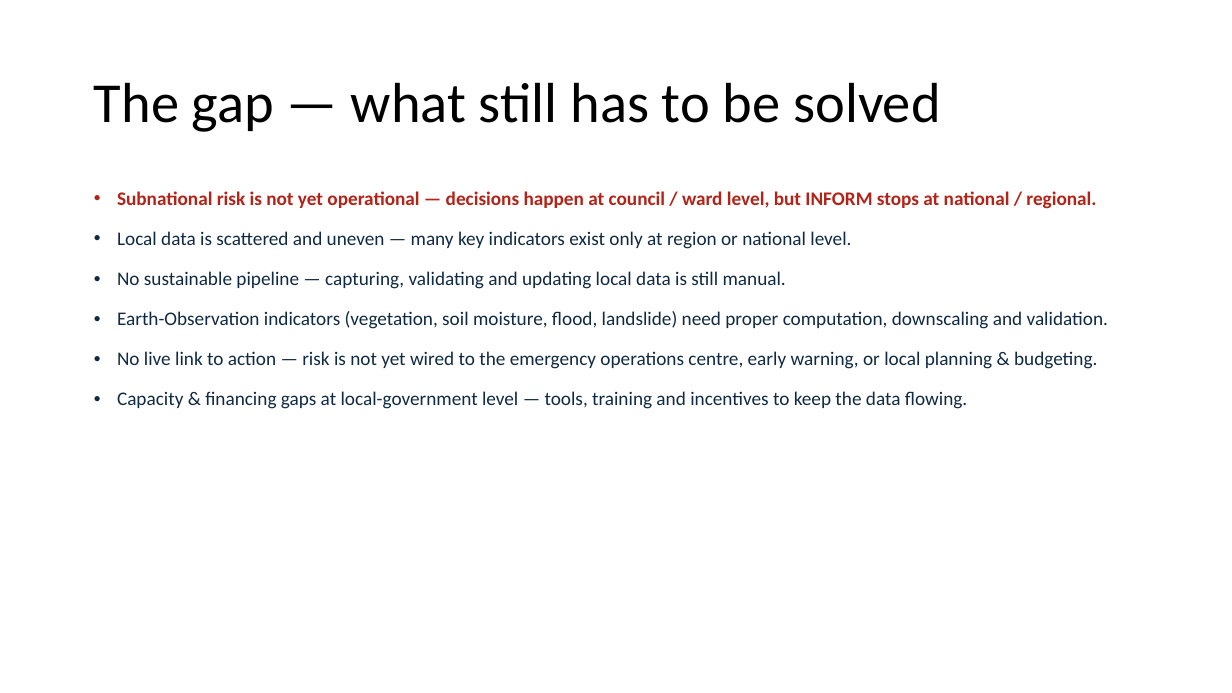
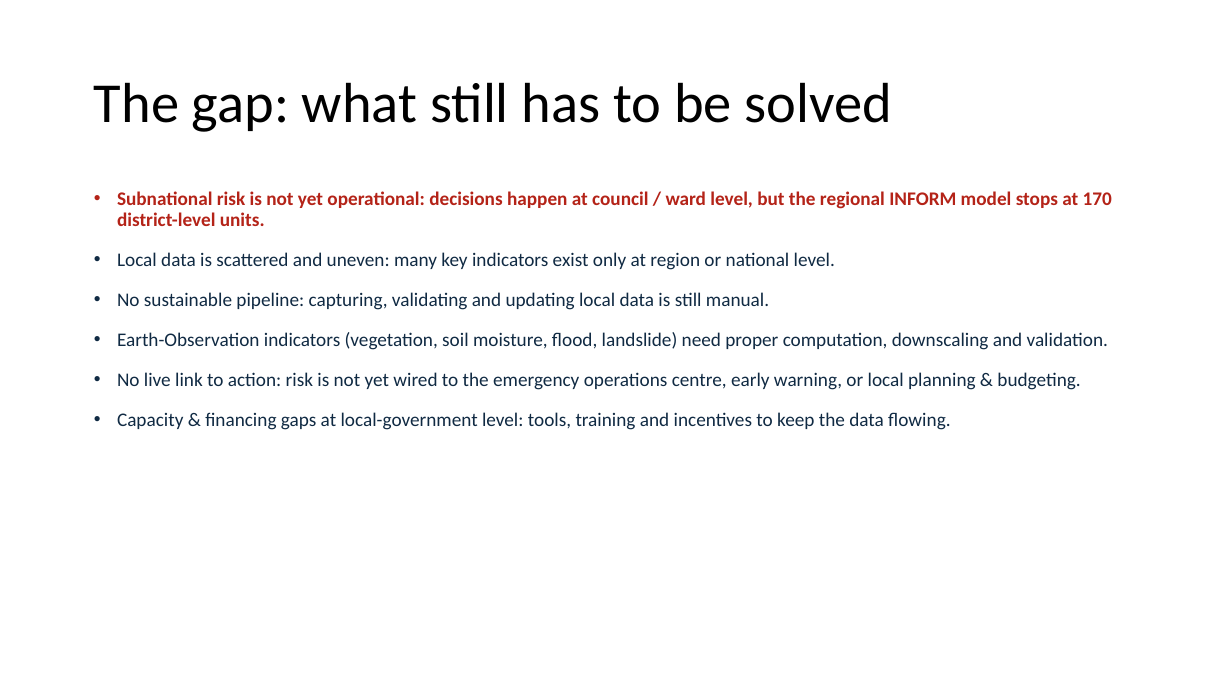
Before and after one commit to masuby/model, a slide deck: slide 9 of docs/INFORM_Tanzania_SADC_format.pptx. Drawn at 1232x693 pixels with LibreOffice and Linux fonts; fonts in the diff are those of the drawing; background and template pictures are left out. Boxes give left, top, right and bottom in pixels: in the first picture for what was removed or moved away, otherwise in the second. Text is boxed around its words. In the diff, an @@ line names an element or a change of style, - is before the commit and + after.

```diff
--- a/docs/INFORM_Tanzania_SADC_format.pptx
+++ b/docs/INFORM_Tanzania_SADC_format.pptx
@@ title at (94,82,891,132): text changed @@
-The gap — what still has to be solved
+The gap: what still has to be solved
@@ text at (117,191,1112,310): text changed @@
-• Subnational risk is not yet operational — decisions happen at council / ward level, but INFORM stops at national / regional.
-• Local data is scattered and uneven — many key indicators exist only at region or national level.
-• No sustainable pipeline — capturing, validating and updating local data is still manual.
+• Subnational risk is not yet operational: decisions happen at council / ward level, but the regional INFORM model stops at 170 district-level units.
+• Local data is scattered and uneven: many key indicators exist only at region or national level.
+• No sustainable pipeline: capturing, validating and updating local data is still manual.
@@ text at (117,372,1080,430): text changed @@
-• No live link to action — risk is not yet wired to the emergency operations centre, early warning, or local planning & budgeting.
-• Capacity & financing gaps at local-government level — tools, training and incentives to keep the data flowing.
+• No live link to action: risk is not yet wired to the emergency operations centre, early warning, or local planning & budgeting.
+• Capacity & financing gaps at local-government level: tools, training and incentives to keep the data flowing.
```
Also in this commit, not shown: 10 other slides changed, 55 other files.
